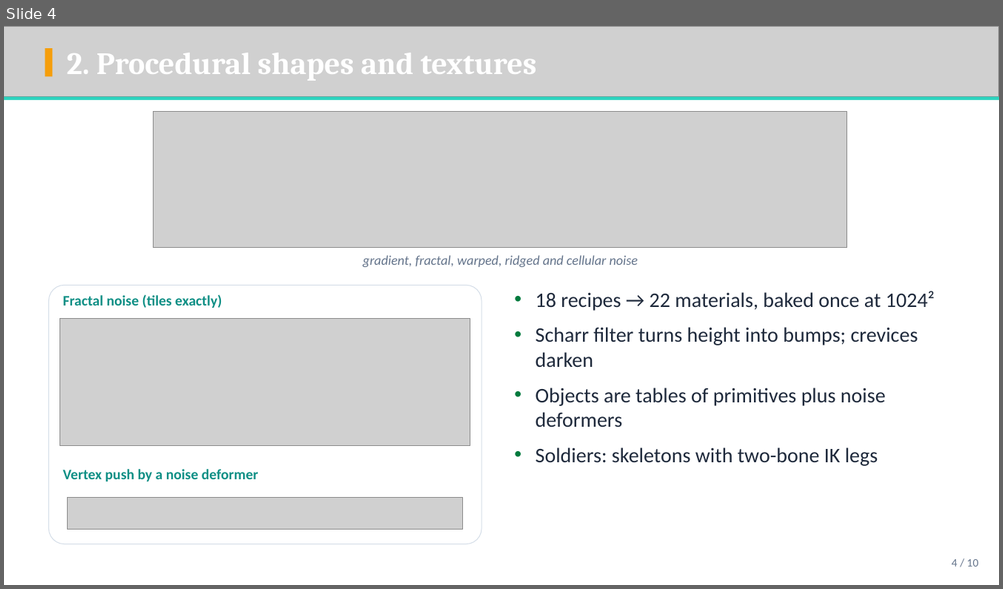
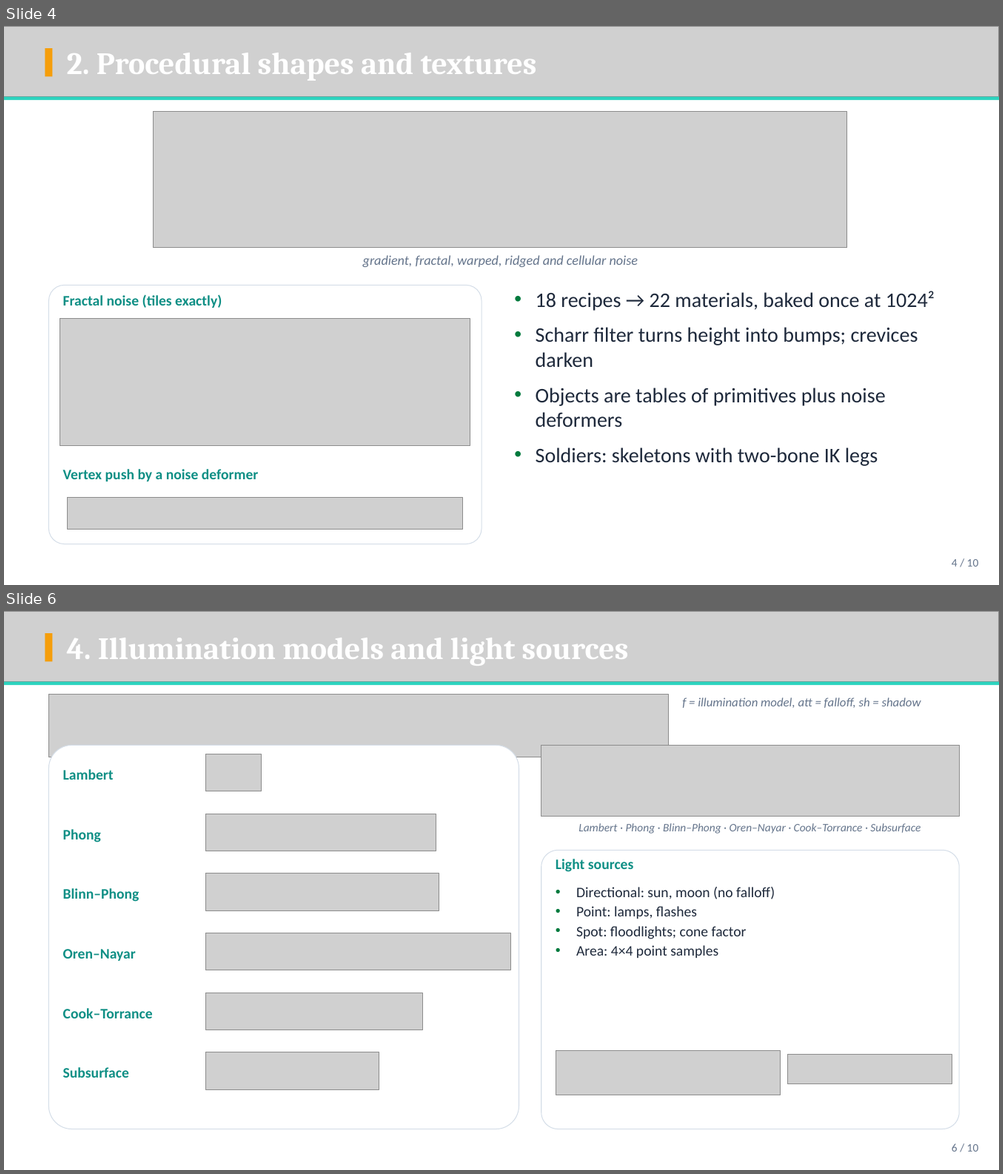
Before and after one commit to ShifatHasanGNS/Sentinel, a slide deck: Docs/Deliverables/Slides/Sentinel_Presentation.pptx. Shown one above the other, each under a label of ours: slide 4 before the commit, slides 4 and 6 after it; the slides between them are not shown. The pictures are 1003x589 and 1003x1174 pixels, drawn with LibreOffice and Linux fonts; fonts in the diff are those of the drawing; grey boxes stand for pictures; background and template pictures are left out. Boxes give left, top, right and bottom in pixels: in the first picture for what was removed or moved away, otherwise in the second. Text is boxed around its words. In the diff, an @@ line names an element or a change of style, - is before the commit and + after.

Commit message:
Slides: transformations and illumination-model pages (PPTX and PDF)

```diff
--- a/Docs/Deliverables/Slides/Sentinel_Presentation.pptx
+++ b/Docs/Deliverables/Slides/Sentinel_Presentation.pptx
@@ slide 6 added at [4, 611, 999, 1170], background picture (left out) @@
@@ picture added at [4, 611, 999, 682] @@
@@ rectangle added at [45, 633, 53, 662], fill #F59E0B @@
@@ text added at [67, 638, 629, 666], 30 pt, text #FFFFFF, bold @@
+4. Illumination models and light sources
@@ rectangle added at [4, 682, 999, 685], fill #2DD4BF @@
@@ picture added at [48, 695, 668, 758] @@
@@ text added at [682, 698, 921, 708], 12 pt, text #64748B, italic @@
+f = illumination model, att = falloff, sh = shadow
@@ rounded rectangle added at [48, 745, 519, 1130], fill #FFFFFF, outline #D5DEE8 0.75 pt @@
@@ picture added at [205, 755, 262, 792] @@
@@ picture added at [541, 745, 959, 817] @@
@@ text added at [63, 769, 114, 780], 14 pt, text #0F8F85, bold @@
+Lambert
@@ text added at [63, 829, 101, 843], 14 pt, text #0F8F85, bold @@
+Phong
@@ picture added at [205, 814, 436, 851] @@
@@ text added at [578, 823, 920, 834], 11 pt, text #64748B, italic @@
+Lambert · Phong · Blinn–Phong · Oren–Nayar · Cook–Torrance · Subsurface
@@ rounded rectangle added at [541, 851, 959, 1130], fill #FFFFFF, outline #D5DEE8 0.75 pt @@
@@ picture added at [205, 874, 438, 911] @@
@@ text added at [555, 859, 634, 872], 14 pt, text #0F8F85, bold @@
+Light sources
@@ text added at [63, 889, 139, 902], 14 pt, text #0F8F85, bold @@
+Blinn–Phong
@@ text added at [576, 887, 774, 958], 14 pt, text #1E293B @@
+• Directional: sun, moon (no falloff)
+• Point: lamps, flashes
+• Spot: floodlights; cone factor
+• Area: 4×4 point samples
@@ picture added at [205, 934, 511, 971] @@
@@ text added at [63, 949, 136, 961], 14 pt, text #0F8F85, bold @@
+Oren–Nayar
@@ text added at [63, 1008, 153, 1019], 14 pt, text #0F8F85, bold @@
+Cook–Torrance
@@ picture added at [205, 993, 423, 1031] @@
@@ picture added at [205, 1053, 378, 1090] @@
@@ picture added at [556, 1051, 780, 1096] @@
@@ text added at [63, 1068, 129, 1078], 14 pt, text #0F8F85, bold @@
+Subsurface
@@ picture added at [788, 1055, 951, 1085] @@
@@ text added at [951, 1144, 979, 1152], 11 pt, text #64748B @@
+6 / 10
```
Also in this commit, not shown: 4 slides changed, 1 other slide added, 2 slides removed, 23 other files.
